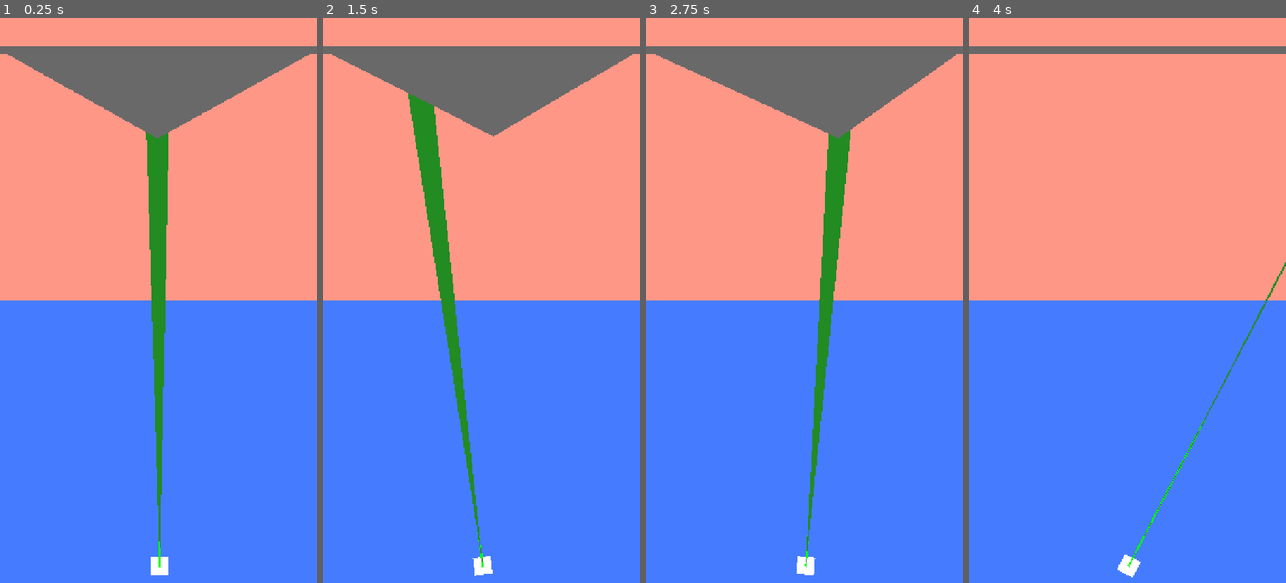
Above: before the commit, frames 1-4 (left to right).
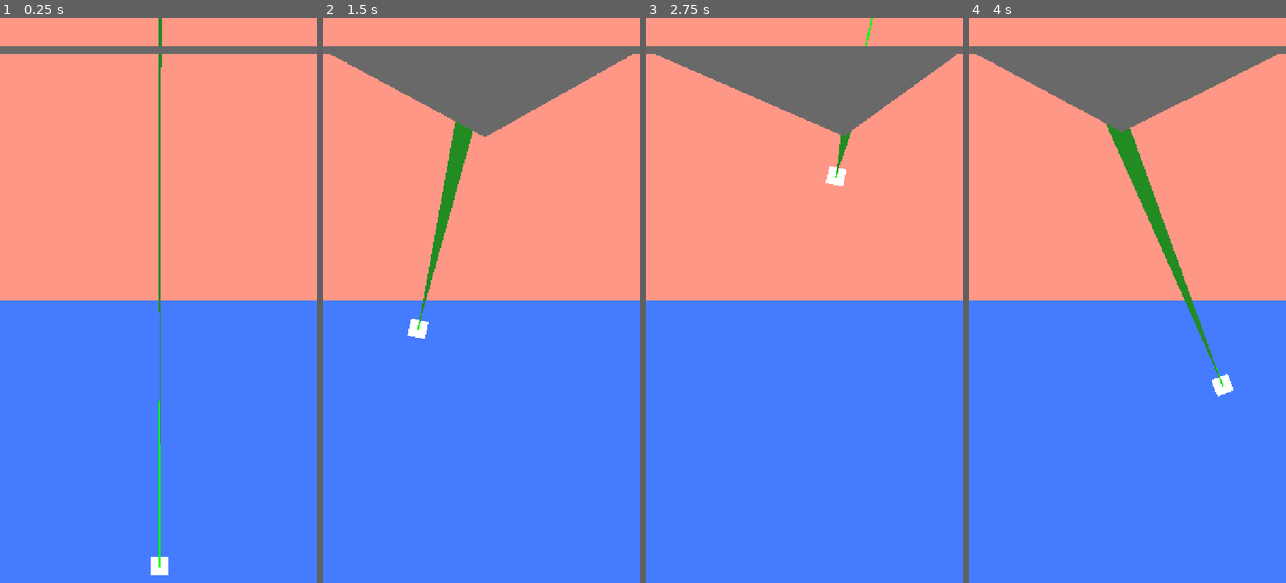
Above: after the commit, the same moments.

Repository: LucieFaure-Beaulande/neopong
Game: Godot game, scene res://Game/board/board.tscn
Same seed, same stepped clock (60 frames per second), same inputs: the game is played once before the commit and once after it.
Inputs (mouse positions are in pixels of both pictures, inside the frame that each line leads up to):
- Up to frame 1 (0.25 s): no input
- Up to frame 2 (1.5 s): tap Enter at 0.5 s; move the mouse to (551, 272) at 0.52 s; click (551, 272) at 0.67 s; tap Space at 1.25 s; drag from (418, 328) to (481, 51) at 1.27 s
- Up to frame 3 (2.75 s): tap Enter at 2 s; move the mouse to (836, 176) at 2.02 s; click (836, 176) at 2.17 s
- Up to frame 4 (4 s): tap Space at 2.75 s; drag from (1111, 413) to (1032, 215) at 2.77 s; move the mouse to (1222, 385) at 3.52 s; click (1222, 385) at 3.67 s

The runs differ from the first frame. In frame 1, 9.6% of the frame differs, in the area x 2-98%, y 0-94%; in frame 2, 4.5%; in frame 3, 3.1%; in frame 4, 8.8%.

Commit message:
Add two-touch controls for vacuum

Diff:
--- a/Game/board/board.tscn
+++ b/Game/board/board.tscn
@@ -3,6 +3,7 @@
 [ext_resource type="Script" uid="uid://dy4e6x670743m" path="res://Game/board/new_script.gd" id="1_qj6ra"]
 [ext_resource type="PackedScene" uid="uid://bc3kym46wht34" path="res://Game/goalzone/goalzone.tscn" id="2_uliie"]
 [ext_resource type="PackedScene" uid="uid://qxjcs8kh6whj" path="res://Game/vacuum/vacuum.tscn" id="3_vsefh"]
+[ext_resource type="PackedScene" uid="uid://cofly6mxhsjld" path="res://Game/power_zone/power_zone.tscn" id="4_yoiij"]
 
 [node name="Board" type="Node2D" unique_id=1187871317]
 script = ExtResource("1_qj6ra")
@@ -23,3 +24,6 @@
 
 [node name="Vacuum" parent="." unique_id=1938523004 instance=ExtResource("3_vsefh")]
 position = Vector2(363, 1241)
+
+[node name="PowerZone" parent="." unique_id=797739464 instance=ExtResource("4_yoiij")]
+position = Vector2(382, 702)
--- a/Game/goalzone/goalzone.gd
+++ b/Game/goalzone/goalzone.gd
@@ -47,5 +47,4 @@
 
 func _draw() -> void:
 	var color = Color.DIM_GRAY
-	print(dynamic_collision_shape.get_polygon())
 	draw_colored_polygon(dynamic_collision_shape.get_polygon(), color)
--- /dev/null
+++ b/Game/power_zone/power_zone.gd
@@ -0,0 +1,18 @@
+extends Area2D
+
+
+# Called when the node enters the scene tree for the first time.
+func _ready() -> void:
+	pass # Replace with function body.
+
+
+
+func _input(event: InputEvent) -> void:
+	if event is InputEventScreenTouch:
+		if event.pressed:
+			print("Écran touché à la position : ", event.position)
+		else:
+			print("Doigt levé de l'écran à la position : ", event.position)
+
+	if event is InputEventScreenDrag:
+		print("Doigt déplacé à : ", event.position, " avec l'index : ", event.index)
--- /dev/null
+++ b/Game/power_zone/power_zone.tscn
@@ -0,0 +1,12 @@
+[gd_scene format=3 uid="uid://cofly6mxhsjld"]
+
+[ext_resource type="Script" uid="uid://bpglbx82ckmd1" path="res://Game/power_zone/power_zone.gd" id="1_n3eiy"]
+
+[sub_resource type="RectangleShape2D" id="RectangleShape2D_1xdq2"]
+size = Vector2(2000, 2000)
+
+[node name="PowerZone" type="Area2D" unique_id=797739464]
+script = ExtResource("1_n3eiy")
+
+[node name="CollisionShape2D" type="CollisionShape2D" parent="." unique_id=487040990]
+shape = SubResource("RectangleShape2D_1xdq2")
--- a/Game/vacuum/vacuum.gd
+++ b/Game/vacuum/vacuum.gd
@@ -1,5 +1,8 @@
 extends Node2D
 
+var vacuum_enabled:bool = false
+
+@onready var ray_cast_2d: VacuumRaycast = $RayCast2D
 
 # Called when the node enters the scene tree for the first time.
 func _ready() -> void:
@@ -8,4 +11,21 @@
 
 # Called every frame. 'delta' is the elapsed time since the previous frame.
 func _physics_process(delta: float) -> void:
-	look_at(get_global_mouse_position())
+	#look_at(get_global_mouse_position())
+	ray_cast_2d.enabled = vacuum_enabled
+
+func _input(event: InputEvent) -> void:
+	if event is InputEventScreenTouch:
+		if event.pressed:
+			print("Écran touché à la position : ", event.position)
+
+			if event.index == 0:
+				global_position = event.position
+				vacuum_enabled = true
+			if event.index > 0:
+				look_at(event.position)
+		else:
+			print("Doigt levé de l'écran à la position : ", event.position)
+
+	if event is InputEventScreenDrag:
+		look_at(event.position)
--- a/Game/vacuum/vacuum_raycast.gd
+++ b/Game/vacuum/vacuum_raycast.gd
@@ -26,9 +26,7 @@
 
 
 func _draw() -> void:
-	print(get_collision_point())
 	var distance_limit:int = (get_collision_point().distance_to(global_position) if is_colliding() else 10000)
-	print(distance_limit)
 	var points = PackedVector2Array([
 		position,
 		Vector2(distance_limit, vacuum_angle), # Bas gauche
--- a/project.godot
+++ b/project.godot
@@ -21,6 +21,7 @@
 window/size/viewport_height=1280
 window/stretch/mode="canvas_items"
 window/stretch/aspect="expand"
+window/handheld/orientation=5
 
 [physics]
 
@@ -31,3 +32,4 @@
 rendering_device/driver.windows="d3d12"
 renderer/rendering_method="gl_compatibility"
 renderer/rendering_method.mobile="gl_compatibility"
+textures/vram_compression/import_etc2_astc=true
Not shown, added: Game/power_zone/power_zone.gd.uid
Not shown, added: export_presets.cfg
